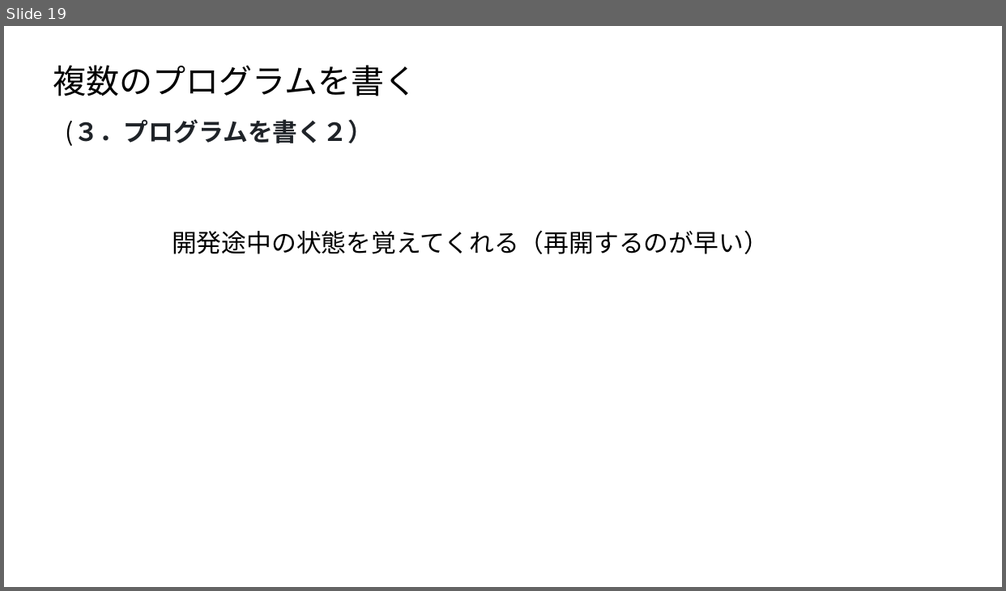
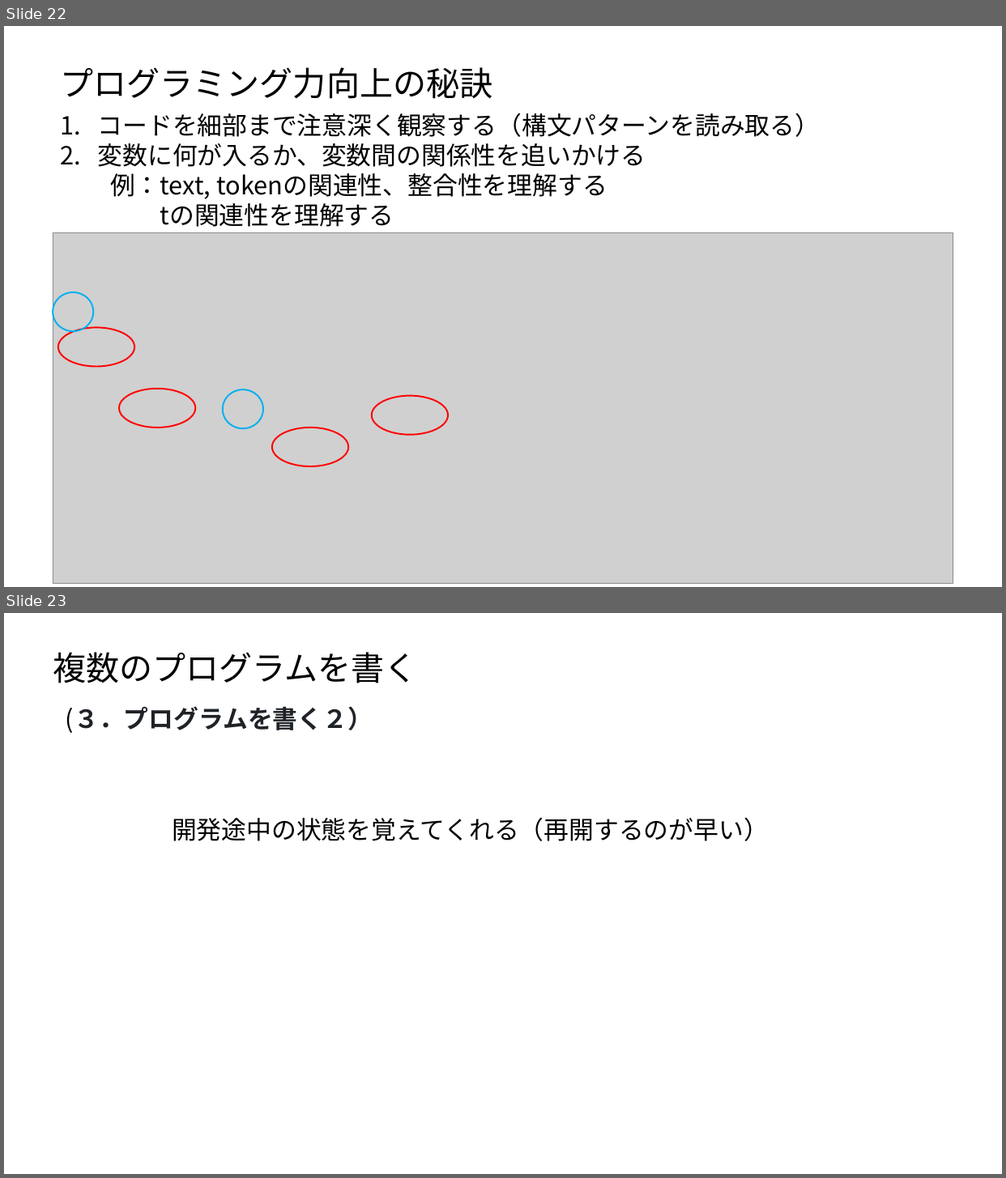
Before and after one commit to ueharaLab/bigdata2_system_and_python, a slide deck: bigdata2_system_and_python.pptx. Shown one above the other, each under a label of ours: slide 19 before the commit, slides 22 and 23 after it. The pictures are 1006x591 and 1006x1178 pixels, drawn with LibreOffice and Linux fonts; fonts in the diff are those of the drawing; grey boxes stand for pictures. Boxes give left, top, right and bottom in pixels: in the first picture for what was removed or moved away, otherwise in the second. Text is boxed around its words. In the diff, an @@ line names an element or a change of style, - is before the commit and + after.

```diff
--- a/bigdata2_system_and_python.pptx
+++ b/bigdata2_system_and_python.pptx
@@ slide 22 added at (4,26,1002,587), background #FFFFFF @@
@@ text added at (60,67,492,99), 32 pt, text #000000 @@
+プログラミング力向上の秘訣
@@ text added at (98,113,820,227), 24 pt, text #000000 @@
+1. コードを細部まで注意深く観察する（構文パターンを読み取る）
+2. 変数に何が入るか、変数間の関係性を追いかける
+例：text, tokenの関連性、整合性を理解する
+tの関連性を理解する
@@ picture added at (53,233,953,584) @@
@@ ellipse added at (53,292,93,331), outline #00B0F0 1.5 pt @@
@@ ellipse added at (58,327,134,367), outline #FF0000 1.5 pt @@
@@ ellipse added at (119,389,196,428), outline #FF0000 1.5 pt @@
@@ ellipse added at (223,390,263,429), outline #00B0F0 1.5 pt @@
@@ ellipse added at (372,396,448,435), outline #FF0000 1.5 pt @@
@@ ellipse added at (272,428,348,467), outline #FF0000 1.5 pt @@
@@ what was slide 19 is now slide 23 @@
```
Also in this commit, not shown: 6 slides changed, 9 other slides added, 5 slides removed, 2 other files.
